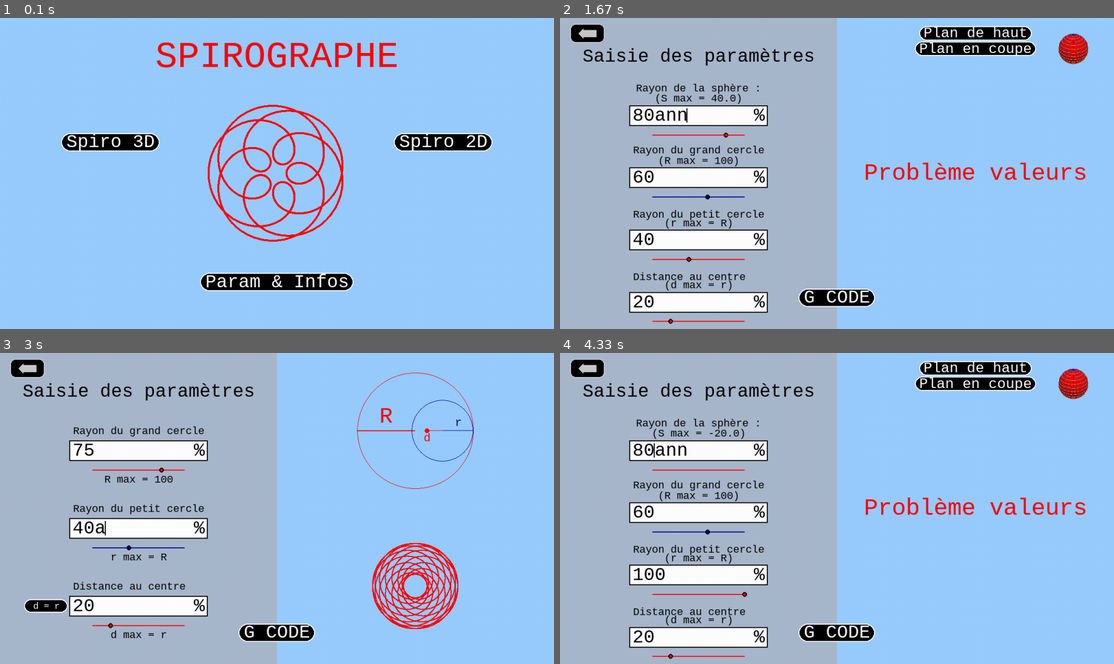
Above: before the commit, frames 1-4 (two rows, left to right).
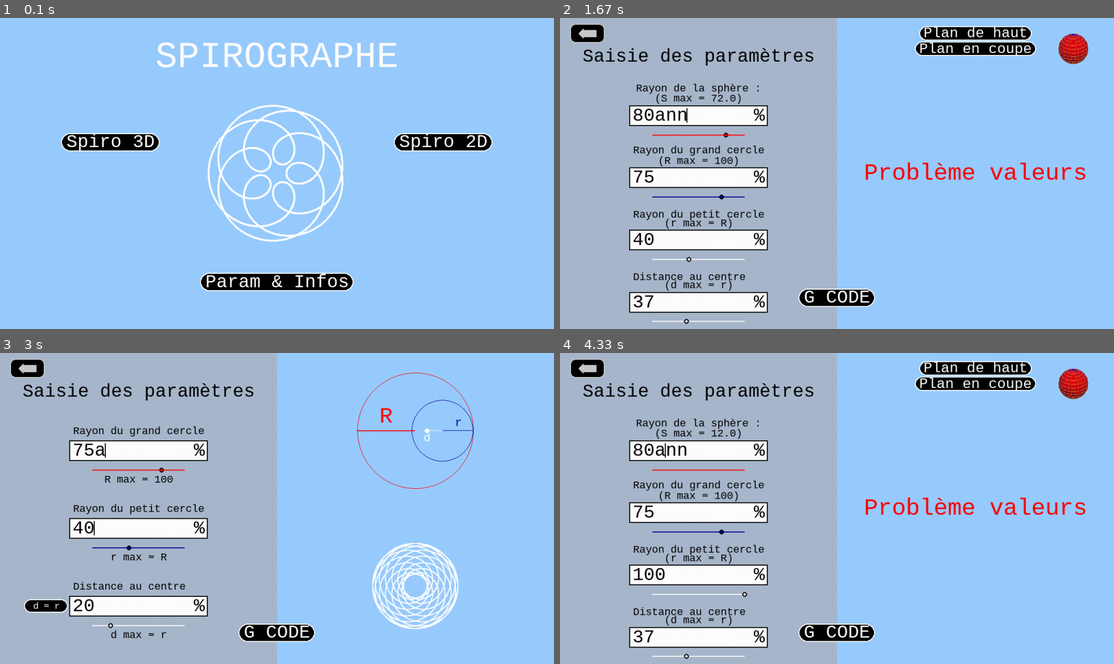
Above: after the commit, the same moments.

Repository: Nashoba1er/SPIROGRAPHE
Game: pygame game, started from logiciel spirographe.py
The game is run twice, just before and just after one commit, with the same random seed, the same clock (stepped at 60 frames per second) and the same inputs.
Inputs (mouse positions are in pixels of both pictures, inside the frame that each line leads up to):
- Up to frame 1 (0.1 s): no input
- Up to frame 2 (1.67 s): press the mouse at (670, 142) at 0.37 s; move the mouse to (781, 192) at 0.47 s; release the mouse at (892, 241) at 0.6 s; press the mouse at (837, 297) at 0.7 s; move the mouse to (737, 291) at 0.8 s; release the mouse at (643, 288) at 0.93 s; press the mouse at (781, 297) at 1.03 s; move the mouse to (742, 204) at 1.13 s; release the mouse at (704, 111) at 1.27 s; type "ann" at 1.33 s
- Up to frame 3 (3 s): tap Enter at 1.67 s; press the mouse at (138, 592) at 1.92 s; move the mouse to (265, 539) at 2.02 s; release the mouse at (387, 483) at 2.15 s; press the mouse at (27, 368) at 2.25 s; move the mouse to (88, 486) at 2.35 s; release the mouse at (155, 604) at 2.48 s; click "Spiro 2D" at 2.6 s; type "a" at 2.88 s
- Up to frame 4 (4.33 s): tap Enter at 3.02 s; press the mouse at (698, 449) at 3.42 s; move the mouse to (720, 533) at 3.52 s; release the mouse at (737, 620) at 3.65 s; press the mouse at (587, 368) at 3.75 s; move the mouse to (814, 402) at 3.85 s; release the mouse at (1041, 440) at 3.98 s; press the mouse at (670, 477) at 4.08 s; move the mouse to (770, 536) at 4.18 s; release the mouse at (870, 595) at 4.32 s

The runs differ from the first frame. In frame 1, 3.6% of the frame differs, in the area x 28-72%, y 7-72%; in frame 2, 0.4%; in frame 3, 2.2%; in frame 4, 0.6%.

Commit message:
version finale - dernier push

Diff:
--- /dev/null
+++ b/données/data.json
@@ -0,0 +1,8 @@
+{
+    "couleur_fond": "(153, 204, 255)",
+    "couleur_param": "(169, 184, 204)",
+    "couleur_rendu": "(255, 255, 255)",
+    "lines": "['75', '40', '20']",
+    "lines2": "['80', '75', '40', '37']",
+    "cursor_position": "2"
+}
--- a/gcode_gang.py
+++ /dev/null
@@ -1,24 +0,0 @@
-import os
-import json
-
-# Données JSON
-data = {
-    "nom": "Alice",
-    "âge": 30,
-    "langages": ["Python", "JavaScript"],
-    "actif": True,
-    "note": None
-}
-
-# Définir le chemin du dossier et du fichier
-dossier = "prout"
-fichier_json = os.path.join(dossier, "data.json")
-
-# Créer le dossier s'il n'existe pas
-os.makedirs(dossier, exist_ok=True)
-
-# Écrire les données dans le fichier JSON
-with open(fichier_json, "w") as file:
-    json.dump(data, file, indent=4, ensure_ascii=False)
-
-print(f"Fichier JSON créé à : {fichier_json}")
--- a/logiciel spirographe.py
+++ b/logiciel spirographe.py
@@ -2,14 +2,22 @@
 from pygame import K_TAB, K_LSHIFT, K_RSHIFT, display, event, QUIT, MOUSEBUTTONDOWN, MOUSEMOTION, MOUSEBUTTONUP, K_ESCAPE, transform, surfarray
 from numpy import linspace, cos, sin, sqrt, all
 from tkinter import filedialog, Tk
-from os import path, startfile
+from os import path, startfile, makedirs
 from webbrowser import open as webopen
 from json import dump, load
+import sys
 
 script_dir = path.dirname(__file__)  # Dossier où se trouve le script
 img_path_github = path.join(script_dir, "ressources", "github.png")  # Sous-dossier "img"
 # Charger et redimensionner l'image
 logo_github = image.load(img_path_github)  # Charger l'image
+
+# Définir le chemin du dossier et du fichier
+dossier = "données"
+fichier_json = path.join(dossier, "data.json")
+
+# Créer le dossier s'il n'existe pas
+makedirs(dossier, exist_ok=True)
 
 # couleurs
 
@@ -210,7 +218,7 @@
     '''
     effet : afficher les écritures de la page du spinographe en 2D
     '''
-    if couleur_param == couleur("BLACK"):
+    if couleur_param == couleur("BLACK") or couleur_param == couleur("VIOLET_FONCE") or couleur_param == couleur("BLEU_FONCE") :
         couleur_texte = couleur("WHITE")
     else :
         couleur_texte = couleur("BLACK")
@@ -1061,7 +1069,7 @@
     taille_carac = 3/5*police_taille
     screen.fill(couleur_fond)
 
-    if couleur_param == couleur("BLACK"):
+    if couleur_param == couleur("BLACK") or couleur_param == couleur("VIOLET_FONCE") or couleur_param == couleur("BLEU_FONCE") :
         couleur_texte = couleur("WHITE")
     else :
         couleur_texte = couleur("BLACK")
@@ -1087,7 +1095,7 @@
     for i in range(4):
         ecrit3D(i)
         if i != current_line:
-            draw.rect(screen,couleur("WHITE"),[window_width/8 + cursor_position * taille_carac + taille_carac/4,(current_line)*window_height/5-9*window_height/32,2,0.7*window_height/15],0)
+            draw.rect(screen,couleur("WHITE"),[window_width/8 + cursor_position * taille_carac + taille_carac/4,(current_line)*window_height/5+9*window_height/32,2,0.7*window_height/15],0)
     ecrit3D(current_line)
     curseurs_init3D()
 
@@ -1228,7 +1236,7 @@
             cursor_position = len(lines2[current_line])
             modifie_rayons3D(lines2,numéro)
     elif event.key == K_DOWN :
-        if is_float(lines2[current_line]) and int(float(lines[current_line])) > 0:
+        if is_float(lines2[current_line]) and int(float(lines2[current_line])) > 0:
             lines2[current_line] = str(int(float(lines2[current_line])) - 1)
             cursor_position = len(lines2[current_line])
             modifie_rayons3D(lines2,numéro)
@@ -1544,7 +1552,7 @@
         - affiche des boutons indiquant les couleurs pour le rendu
     '''
     screen.fill(couleur_param)
-    if couleur_param == couleur("BLACK"):
+    if couleur_param == couleur("BLACK") or couleur_param == couleur("VIOLET_FONCE") or couleur_param == couleur("BLEU_FONCE") :
         couleur_texte = couleur("WHITE")
     else :
         couleur_texte = couleur("BLACK")
@@ -1774,6 +1782,7 @@
     if bouton_sauvegarde(pos):
         gcode_name, gcode = write_gcode (theta_max, N, petit_r, grand_r, p, Rsphere, nb_couches, ep_couches)
         run_g_code = False
+        current_line = 0
         chemin_fichier = sauvegarde_fichier_gcode(gcode_name, gcode)
         if chemin_fichier:
             print(f"Fichier enregistré à : {chemin_fichier}")
@@ -1784,12 +1793,14 @@
             menu_cdc3D(numéro)
     elif bouton_annulation(pos):
         run_g_code = False
+        current_line = 0
         if run_cdc :
             menu_cercle_dans_cercle_init(lines)
         if run_cdc3D :
             menu_cdc3D(numéro)
     elif return_arrow(pos):
         run_g_code = False
+        current_line = 0
         if run_cdc :
             menu_cercle_dans_cercle_init(lines)
         if run_cdc3D :
@@ -1970,33 +1981,37 @@
     return res
 
 def menu_g_code_init(lines3):
-    screen.fill((0, 0, 0))  # Fond noir
+    screen.fill(couleur_param)
     i = 1
-    ecriture("Vous vous appretez à sauvegarder un fichier gcode" , (255,255,255), police_taille_infos, (window_width/2, i*window_height/12))
-    ecriture("généré selon les paramètres suivants" , (255,255,255), police_taille_infos, (window_width/2, (2*i+1)*window_height/24))
+    if couleur_param == couleur("BLACK") or couleur_param == couleur("VIOLET_FONCE") or couleur_param == couleur("BLEU_FONCE") :
+        couleur_ecriture = couleur("WHITE")
+    else :
+        couleur_ecriture = couleur("BLACK")
+    ecriture("Vous vous appretez à sauvegarder un fichier gcode" , couleur_ecriture, police_taille_infos, (window_width/2, i*window_height/12))
+    ecriture("généré selon les paramètres suivants" , couleur_ecriture, police_taille_infos, (window_width/2, (2*i+1)*window_height/24))
     i = i+1.5
-    ecriture("angle de rotation variant de 0 à " + str(int(theta_max)) + " rad", (255,255,255), police_taille_infos, (window_width/2, i*window_height/12))
+    ecriture("angle de rotation variant de 0 à " + str(int(theta_max)) + " rad", couleur_ecriture, police_taille_infos, (window_width/2, i*window_height/12))
     i = i+1
     if N<=1 :
-        ecriture("Motif de " + str(N) + " point", (255,255,255), police_taille_infos, (window_width/2, i*window_height/12))
+        ecriture("Motif de " + str(N) + " point", couleur_ecriture, police_taille_infos, (window_width/2, i*window_height/12))
     elif N>1 :
-        ecriture("Motif de " + str(N) + " points", (255,255,255), police_taille_infos, (window_width/2, i*window_height/12))
+        ecriture("Motif de " + str(N) + " points", couleur_ecriture, police_taille_infos, (window_width/2, i*window_height/12))
     i = i+1
     if nb_couches == 1 :
-        ecriture("une couche d'epaisseur " + str(ep_couches) + " mm", (255,255,255), police_taille_infos, (window_width/2, i*window_height/12))
+        ecriture("une couche d'epaisseur " + str(ep_couches) + " mm", couleur_ecriture, police_taille_infos, (window_width/2, i*window_height/12))
     elif (nb_couches >= 2) :
-        ecriture(str(nb_couches) + " couches d'epaisseur " + str(ep_couches) + " mm", (255,255,255), police_taille_infos, (window_width/2, i*window_height/12))
+        ecriture(str(nb_couches) + " couches d'epaisseur " + str(ep_couches) + " mm", couleur_ecriture, police_taille_infos, (window_width/2, i*window_height/12))
     i = i+1
-    ecriture("rayon du grand cercle égal à " + str(float(grand_r)/10) + " cm", (255,255,255), police_taille_infos, (window_width/2, i*window_height/12))
+    ecriture("rayon du grand cercle égal à " + str(float(grand_r)/10) + " cm", couleur_ecriture, police_taille_infos, (window_width/2, i*window_height/12))
     i = i+1
-    ecriture("rayon du petit cercle égal à " + str(float(petit_r)/10) + " cm", (255,255,255), police_taille_infos, (window_width/2, i*window_height/12))
+    ecriture("rayon du petit cercle égal à " + str(float(petit_r)/10) + " cm", couleur_ecriture, police_taille_infos, (window_width/2, i*window_height/12))
     i = i+1
-    ecriture("stylo posé à " + str(float(p)/10) + " cm du centre du petit cercle", (255,255,255), police_taille_infos, (window_width/2, i*window_height/12))
+    ecriture("stylo posé à " + str(float(p)/10) + " cm du centre du petit cercle", couleur_ecriture, police_taille_infos, (window_width/2, i*window_height/12))
     i = i+1
     if Rsphere == 0 :
-        ecriture("à plat", (255,255,255), police_taille_infos, (window_width/2, i*window_height/12))
+        ecriture("à plat", couleur_ecriture, police_taille_infos, (window_width/2, i*window_height/12))
     elif (Rsphere >= (grand_r-petit_r+p)) :
-        ecriture("motif posé sur une sphere de rayon " + str(float(Rsphere)/10) + " cm", (255,255,255), police_taille_infos, (window_width/2, i*window_height/12))
+        ecriture("motif posé sur une sphere de rayon " + str(float(Rsphere)/10) + " cm", couleur_ecriture, police_taille_infos, (window_width/2, i*window_height/12))
 
     bouton_sauvegarde ((0, 0))
     bouton_annulation ((0, 0))
@@ -2075,12 +2090,9 @@
 couleur_p_cercle = couleur("BLEU_FONCE")
 
 # Set les couleurs et valeurs rempli lors de la dernière utilisation
-# Construire le chemin vers le fichier JSON
-current_dir = path.dirname(__file__)  # Répertoire actuel du script
-file_path = path.join(current_dir, "data.json")
 
 try:
-  with open(file_path, "r") as file:
+  with open(fichier_json, "r") as file:
       data = load(file)
 
       #on récupère les données
@@ -2137,7 +2149,7 @@
             clic_menu(pyEvent.pos)
             if run_cdc :
                 menu_cercle_dans_cercle_init(lines)
-
+                current_line = 0
             while run_cdc :
                 for pyEvent in event.get():
                     if pyEvent.type == QUIT:
@@ -2338,9 +2350,12 @@
     "cursor_position" : str(cursor_position)
     }
 
-with open(file_path, "w") as file:
-    dump(data, file)
-
+
+# Écrire les données dans le fichier JSON
+with open(fichier_json, "w") as file:
+    dump(data, file, indent=4, ensure_ascii=False)
+
+print(f"Fichier JSON créé à : {fichier_json}")
 
 quit()
 
Not shown, changed: ressources/project_tech__spirographe-4.pdf
